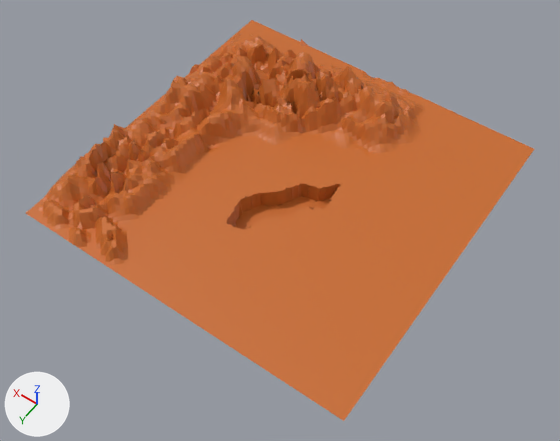
What one commit did to the FBX model Gymnasiearbete/Assets/Models/DesertMap/DesertMap.fbx.
Before and after are seen from a camera (50 mm lens) standing at (-59.3, 86.0, 120.1) and looking at (-3.3, 7.6, -3.1). Lighting does not change. The marker at lower left points along +X, +Y and +Z. Where no turn or scale is listed for an object, it has been applied to the vertices.

Objects in the first picture: 'DesertMap'.
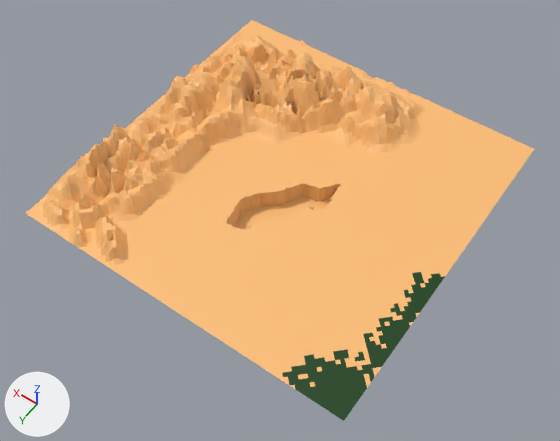
Commit message: desert map

Where the newer file only moved an object's origin or applied its transform, the numbers keep the older frame.

Location of each change, (x1, y1, x2, y2) in pixels of the pictures (560 x 441 px):
'DesertMap', recoloured: (26, 20, 534, 421) in both
part 1 of me_desertmap_001, recoloured (orange to green): (282, 272, 445, 421) in both

The edits, one by one:
Material 'desert ground' (mat_desert_ground) changes colour from orange #c96b29 to orange #ffbf77; in linear values from (0.581, 0.148, 0.0226) to (1.0, 0.52, 0.185).
Material 'Material' (mat_material) is new.
Its base color is (0.00321, 0.0495, 0.0019) (dark green #0b3f06).
me_desertmap_001 has 7979 vertices, 8065 faces and spans x -37.3..37.3, y -37.3..37.3, z -4.0..10.5.
me_desertmap_001 is used by ob_desertmap; location (0.0, 0.0, 0.0).
me_desertmap_001 part 1: 274 of the faces centred in x -37.1..-24.7, y 3.0..37.1, z 0.0 switch from mat_desert_ground (orange #c96b29) to mat_material (dark green #0b3f06).
